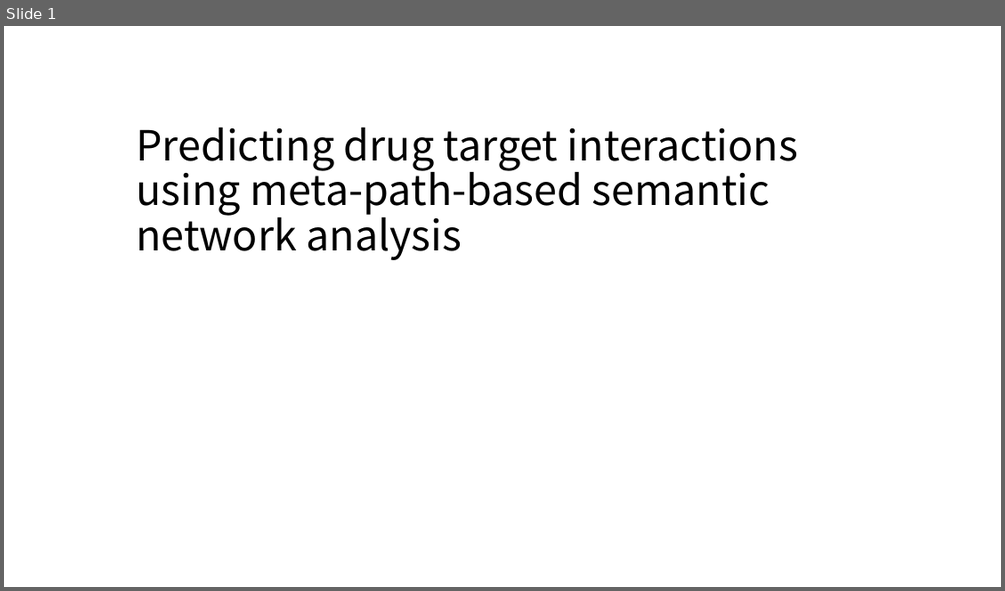
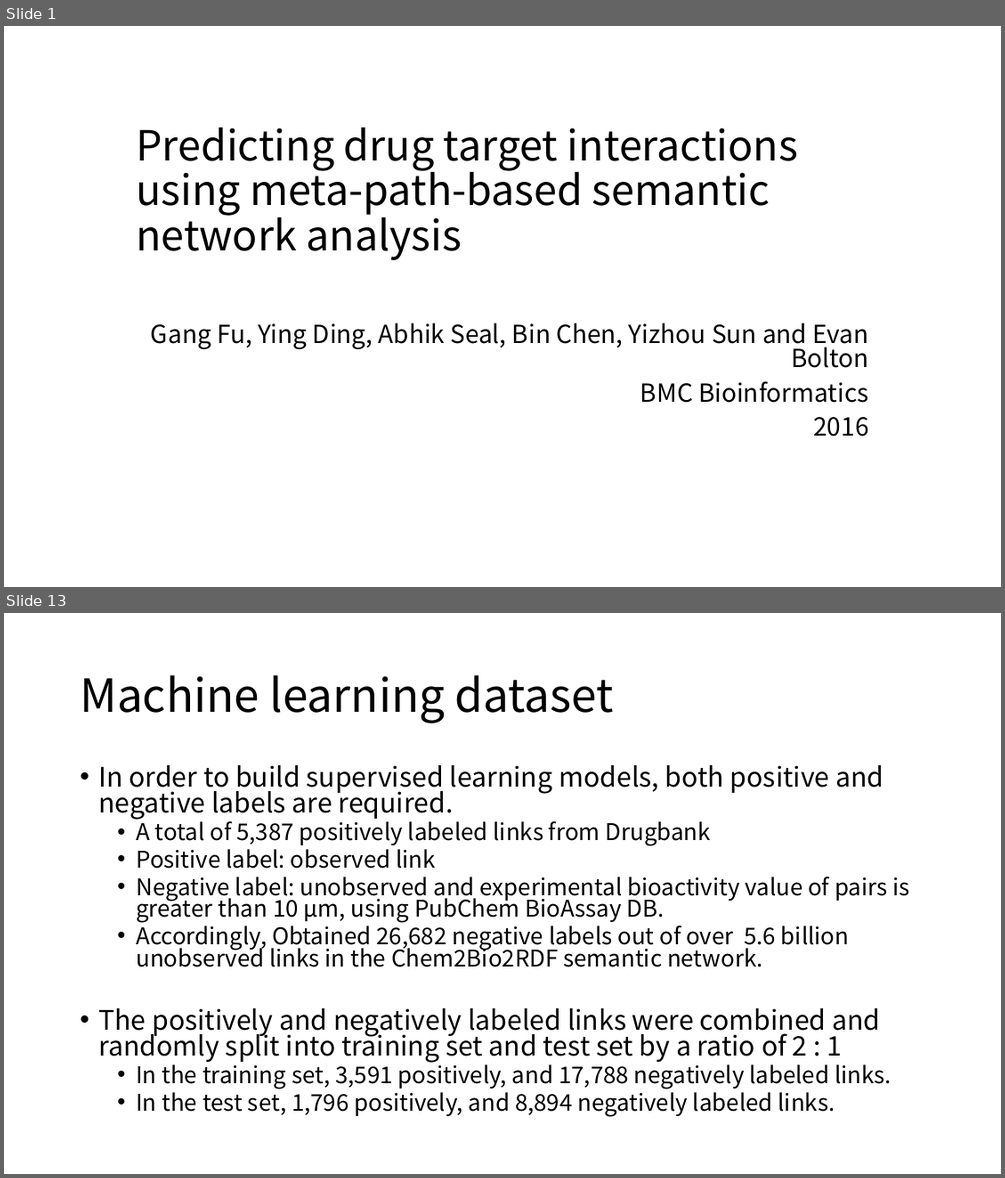
Before and after one commit to moklise/TIL, a slide deck: Review/BMCBioinfo_2016_Fu_predicting drug target using sementic network/Predicting drug target interactions using meta-path-based semantic network.pptx. Shown one above the other, each under a label of ours: slide 1 before the commit, slides 1 and 13 after it; the slides between them are not shown. The pictures are 1005x591 and 1005x1178 pixels, drawn with LibreOffice and Linux fonts; fonts in the diff are those of the drawing. Boxes give left, top, right and bottom in pixels: in the first picture for what was removed or moved away, otherwise in the second. Text is boxed around its words. In the diff, an @@ line names an element or a change of style, - is before the commit and + after.

Commit message:
[Publication Review] Predicting drug target using semantic...

```diff
--- a/Review/BMCBioinfo_2016_Fu_predicting drug target using sementic network/Predicting drug target interactions using meta-path-based semantic network.pptx
+++ b/Review/BMCBioinfo_2016_Fu_predicting drug target using sementic network/Predicting drug target interactions using meta-path-based semantic network.pptx
@@ slide 13 added at box(4, 613, 1001, 1174), background #FFFFFF @@
@@ title added at box(80, 675, 614, 723), 44 pt, text #000000 @@
+Machine learning dataset
@@ text added at box(98, 765, 909, 1116), 22.2 pt, text #000000 @@
+• In order to build supervised learning models, both positive and negative labels are required.
+  • A total of 5,387 positively labeled links from Drugbank
+  • Positive label: observed link
+  • Negative label: unobserved and experimental bioactivity value of pairs is greater than 10 μm, using PubChem BioAssay DB.
+  • Accordingly, Obtained 26,682 negative labels out of over 5.6 billion unobserved links in the Chem2Bio2RDF semantic network.
+• The positively and negatively labeled links were combined and randomly split into training set and test set by a ratio of 2 : 1
+  • In the training set, 3,591 positively, and 17,788 negatively labeled links.
+  • In the test set, 1,796 positively, and 8,894 negatively labeled links.
@@ slide 1 changed as well @@
@@ subtitle added at box(151, 322, 869, 436), 24 pt, text #000000 @@
+Gang Fu, Ying Ding, Abhik Seal, Bin Chen, Yizhou Sun and Evan Bolton
+BMC Bioinformatics
+2016
```
Also in this commit, not shown: 19 other slides added.
